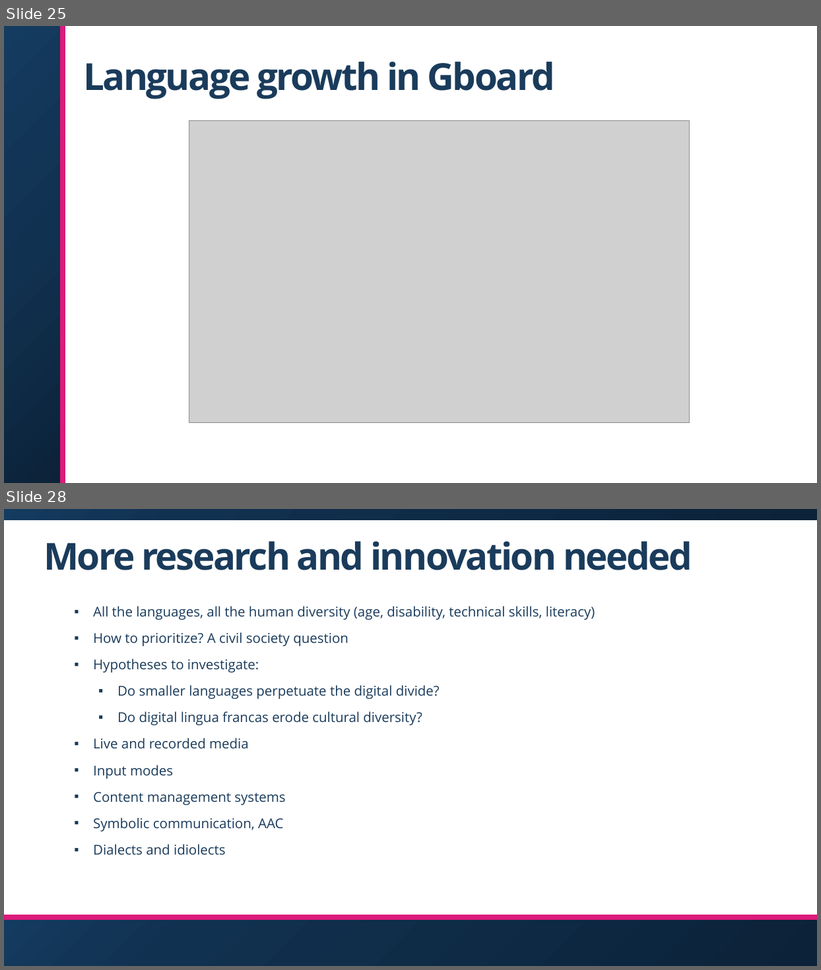
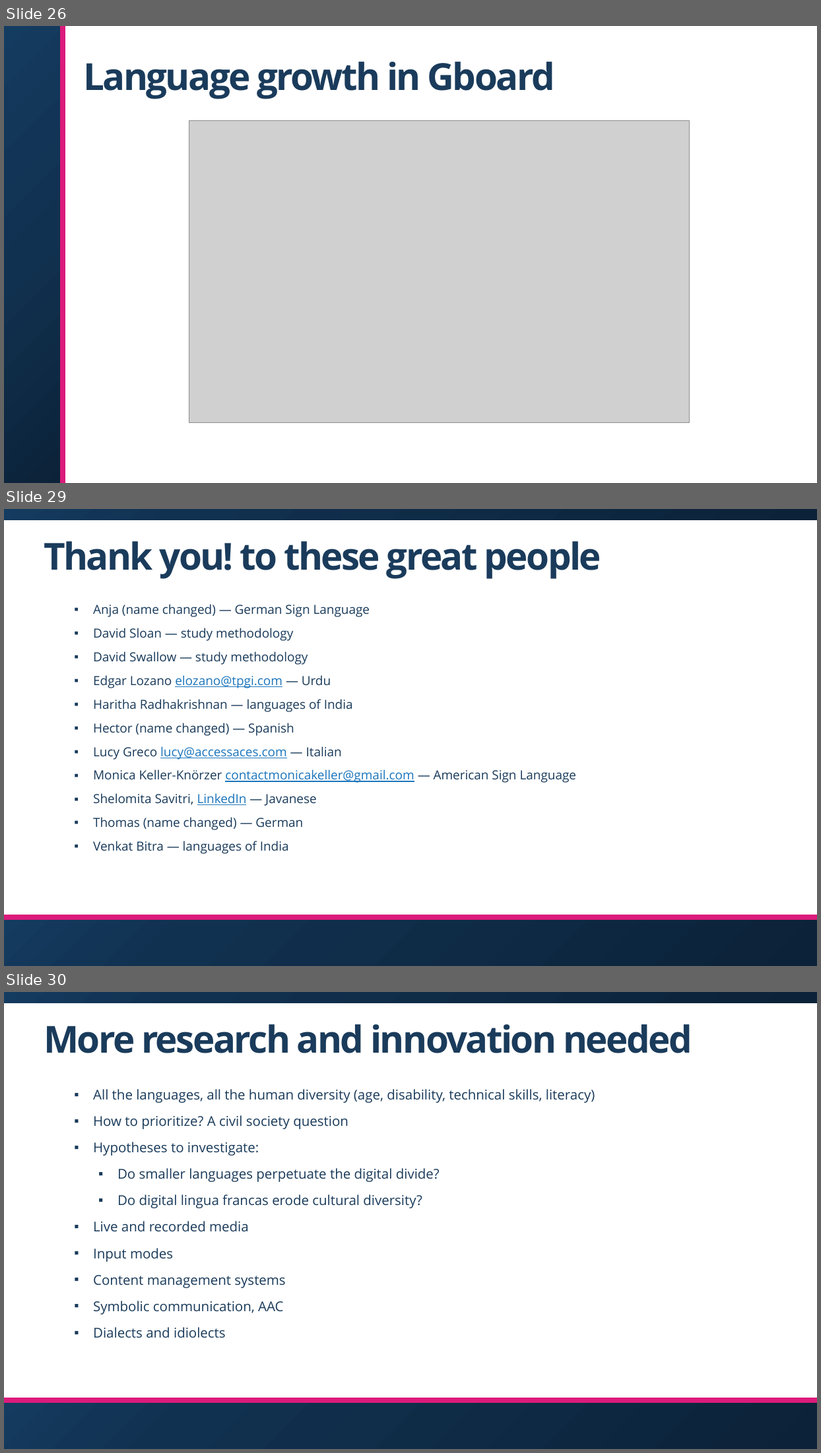
Before and after one commit to ThePacielloGroup/babel, a slide deck: presentation/CSUN_2025_Babel.pptx. Shown one above the other, each under a label of ours: slides 25 and 28 before the commit, slides 26, 29 and 30 after it; the slides between them are not shown. The pictures are 821x970 and 821x1453 pixels, drawn with LibreOffice and Linux fonts; fonts in the diff are those of the drawing; grey boxes stand for pictures; background and template pictures are left out. Boxes give left, top, right and bottom in pixels: in the first picture for what was removed or moved away, otherwise in the second. Text is boxed around its words. In the diff, an @@ line names an element or a change of style, - is before the commit and + after.

```diff
--- a/presentation/CSUN_2025_Babel.pptx
+++ b/presentation/CSUN_2025_Babel.pptx
@@ slide 29 added at box(4, 509, 817, 966), background gradient #0D2339 to #123251 to #153B60; not listed: 4 template elements that a slide beside it also shows @@
@@ title added at box(44, 541, 602, 579), 44 pt, text #1A3B5B, bold @@
+Thank you! to these great people
@@ text added at box(93, 604, 577, 854), 14.8 pt, text #1A3B5B @@
+▪ Anja (name changed) — German Sign Language
+▪ David Sloan — study methodology
+▪ David Swallow — study methodology
+▪ Edgar Lozano elozano@tpgi.com — Urdu
+▪ Haritha Radhakrishnan — languages of India
+▪ Hector (name changed) — Spanish
+▪ Lucy Greco lucy@accessaces.com — Italian
+▪ Monica Keller-Knörzer contactmonicakeller@gmail.com — American Sign Language
+▪ Shelomita Savitri, LinkedIn — Javanese
+▪ Thomas (name changed) — German
+▪ Venkat Bitra — languages of India
@@ what was slide 25 is now slide 26 @@
@@ what was slide 28 is now slide 30 @@
```
Also in this commit, not shown: 5 slides changed, 1 other slide added, 1 slide removed.
